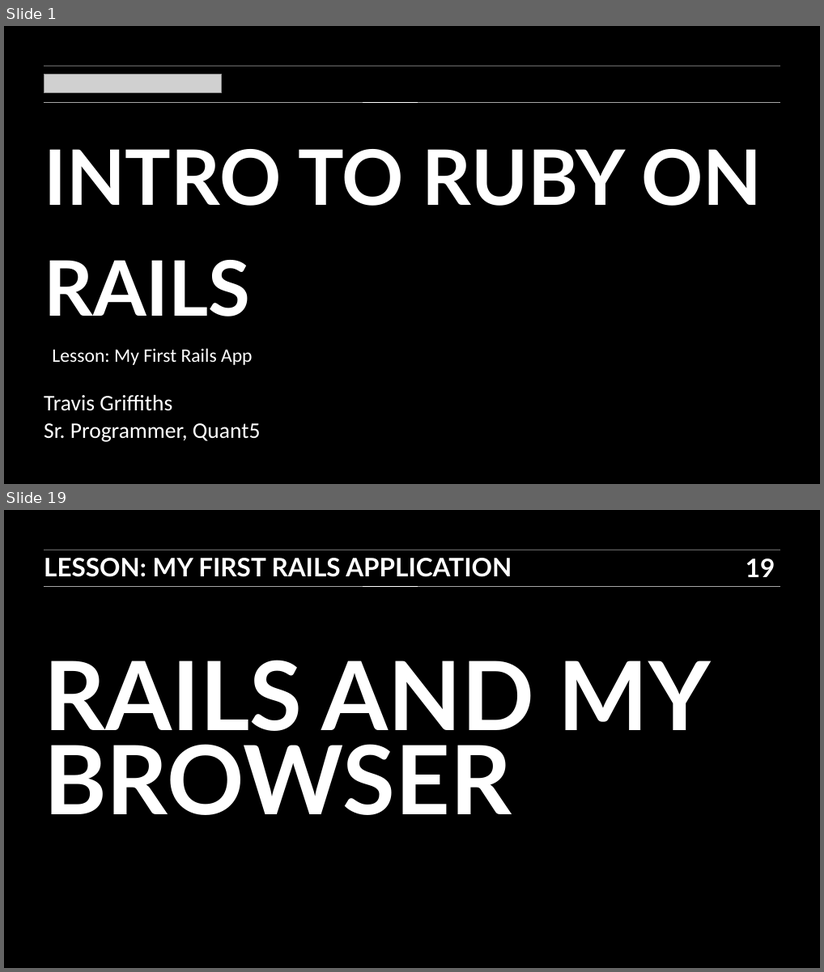
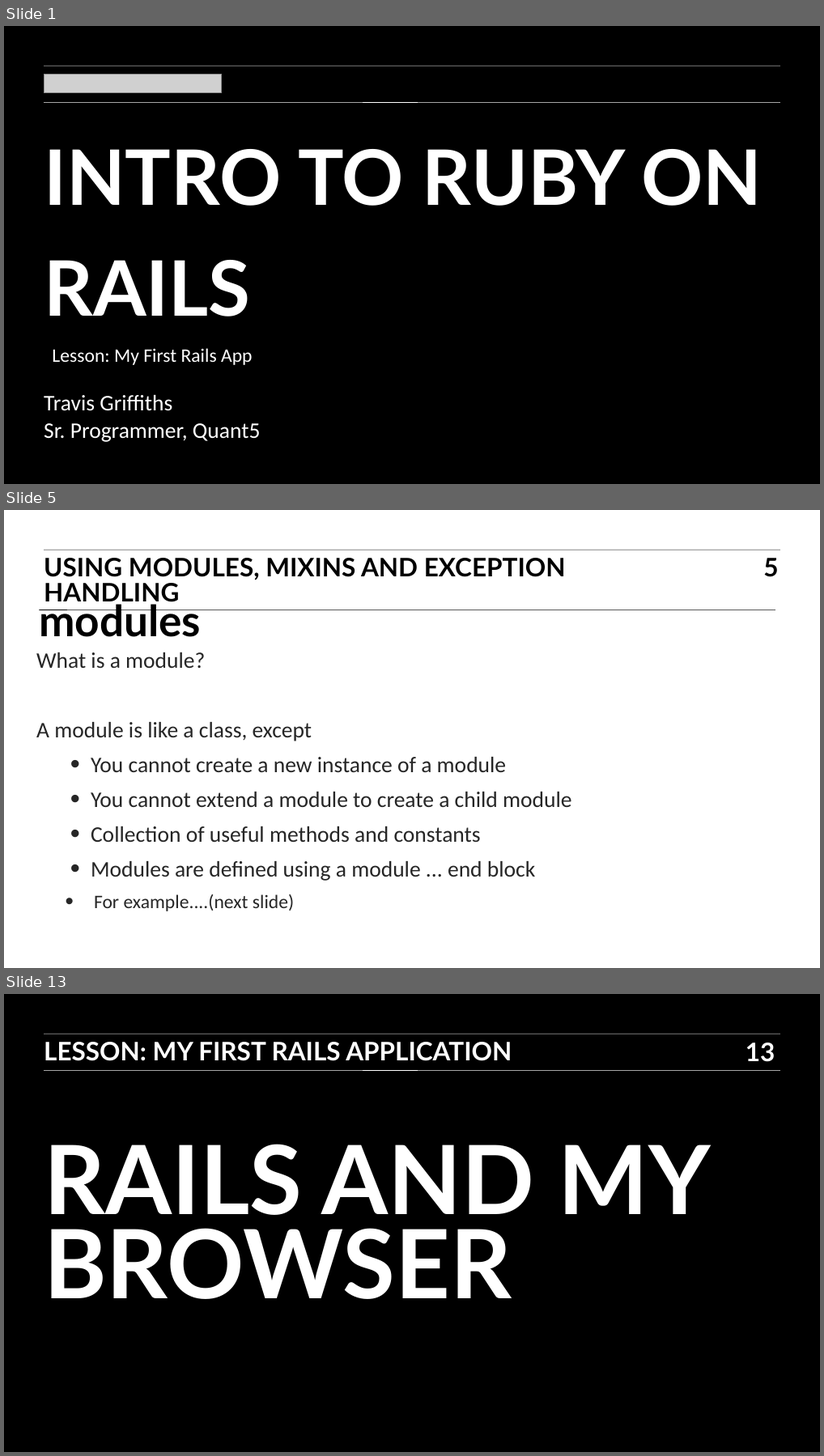
Before and after one commit to TravisGriffiths/ITR-BOS-01, a slide deck: Slides/07_ITR_slides.ppt. Shown one above the other, each under a label of ours: slides 1 and 19 before the commit, slides 1, 5 and 13 after it; the slides between them are not shown. The pictures are 824x972 and 824x1456 pixels, drawn with LibreOffice and Linux fonts; fonts in the diff are those of the drawing; grey boxes stand for pictures. Boxes give left, top, right and bottom in pixels: in the first picture for what was removed or moved away, otherwise in the second. Text is boxed around its words. In the diff, an @@ line names an element or a change of style, - is before the commit and + after.

```diff
--- a/Slides/07_ITR_slides.ppt
+++ b/Slides/07_ITR_slides.ppt
@@ slide 5 added at (4, 510, 820, 968), background #FFFFFF @@
@@ line added from (44, 550) to (781, 550), #000000 0.51 pt @@
@@ text added at (44, 558, 566, 607), 32 pt, text #000000, bold @@
+USING MODULES, MIXINS AND EXCEPTION HANDLING
@@ page number added at (764, 558, 778, 577), 32 pt, text #000000, bold @@
+5
@@ title added at (39, 599, 201, 637), 54 pt, text #000000, bold @@
+modules
@@ line added from (39, 610) to (776, 610), #000000 0.51 pt @@
@@ text added at (36, 653, 572, 912), 28 pt, text #262626 @@
+What is a module?
+  A module is like a class, except
+  • You cannot create a new instance of a module
+  • You cannot extend a module to create a child module
+  • Collection of useful methods and constants
+  • Modules are defined using a module ... end block
+    • For example....(next slide)
@@ what was slide 19 is now slide 13 @@
@@ page number at (746, 1043, 776, 1062): text changed @@
-19
+13
```
Also in this commit, not shown: 2 slides changed, 9 other slides added, 16 slides removed, 7 other files.
